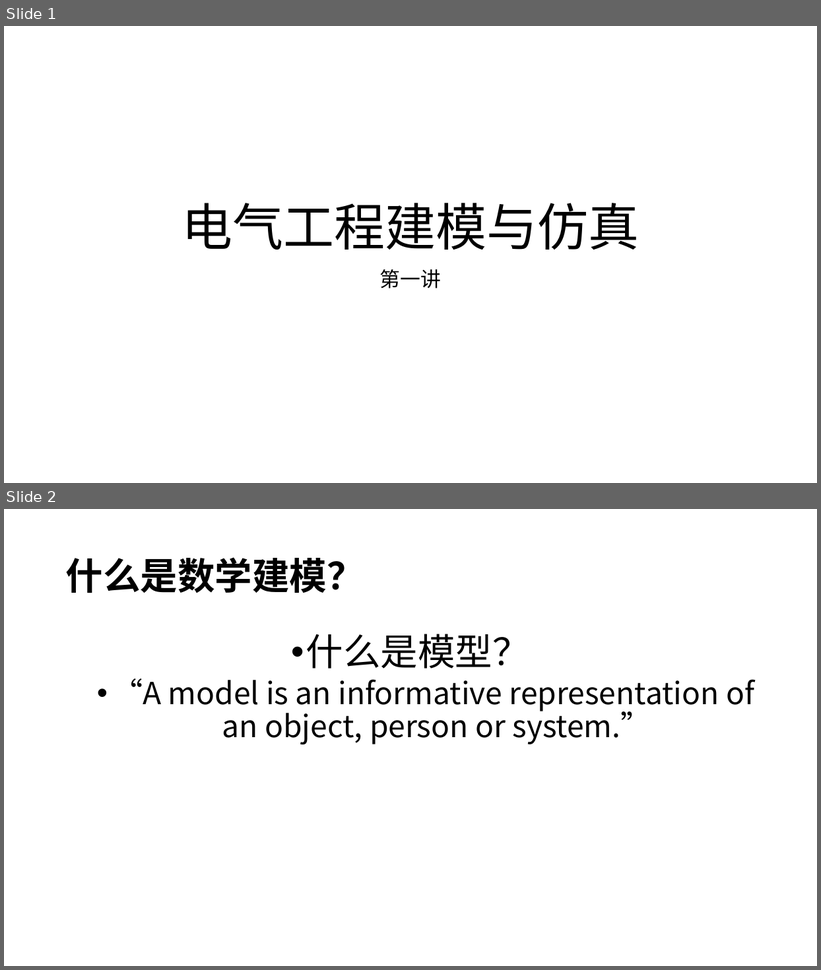
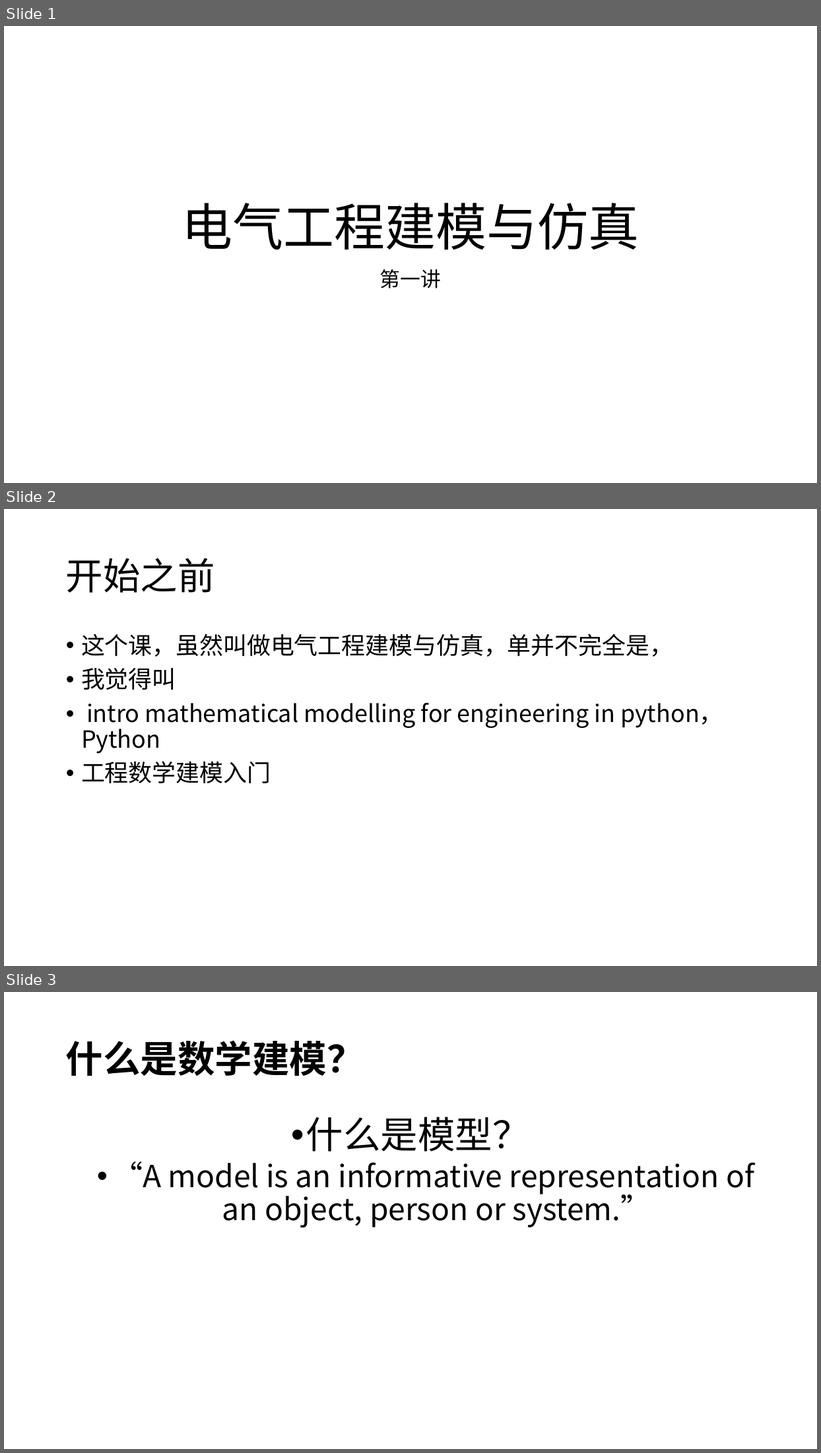
Before and after one commit to the-real-jushen/SimModling2021, a slide deck: Lecture1/电气工程建模与仿真.pptx. Shown one above the other, each under a label of ours: slides 1 and 2 before the commit, slides 1, 2 and 3 after it. The pictures are 821x970 and 821x1453 pixels, drawn with LibreOffice and Linux fonts; fonts in the diff are those of the drawing. Boxes give left, top, right and bottom in pixels: in the first picture for what was removed or moved away, otherwise in the second. Text is boxed around its words. In the diff, an @@ line names an element or a change of style, - is before the commit and + after.

Commit message:
lecture 1,text upgrade

```diff
--- a/Lecture1/电气工程建模与仿真.pptx
+++ b/Lecture1/电气工程建模与仿真.pptx
@@ slide 2 added at bbox=[4, 509, 817, 966], background #FFFFFF @@
@@ title added at bbox=[66, 558, 215, 593], 44 pt, text #000000 @@
+开始之前
@@ text added at bbox=[81, 634, 723, 784], 28 pt, text #000000 @@
+• 这个课，虽然叫做电气工程建模与仿真，单并不完全是，
+• 我觉得叫
+• intro mathematical modelling for engineering in python，Python
+• 工程数学建模入门
@@ what was slide 2 is now slide 3 @@
```
Also in this commit, not shown: 1 other slide added, 1 other file.
